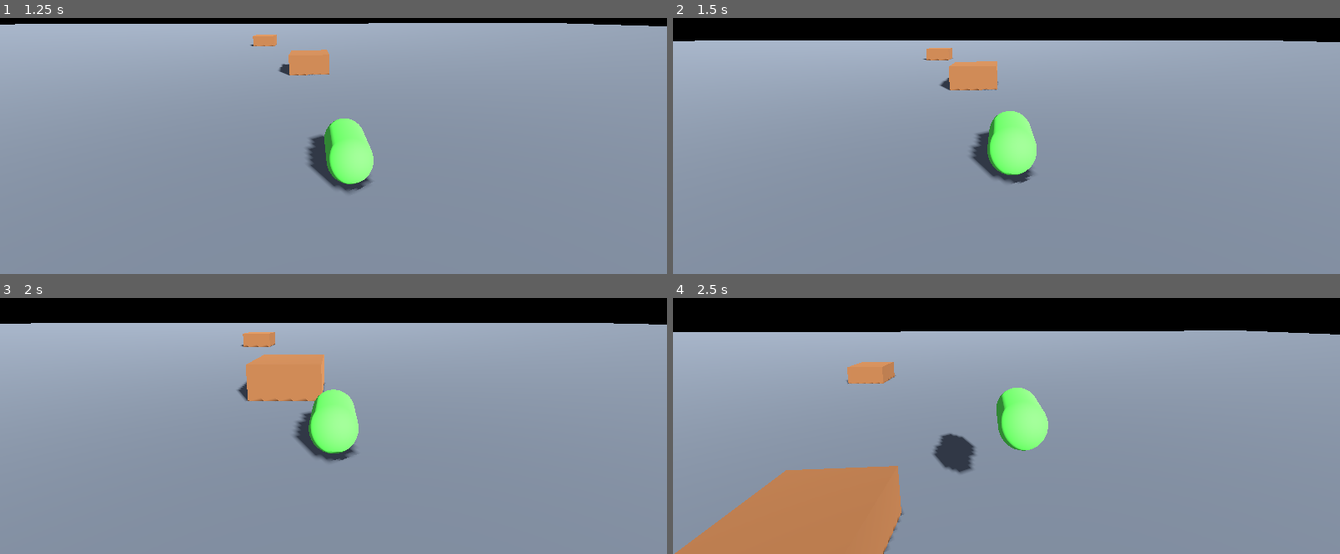
Above: before the commit, frames 1-4 (two rows, left to right).
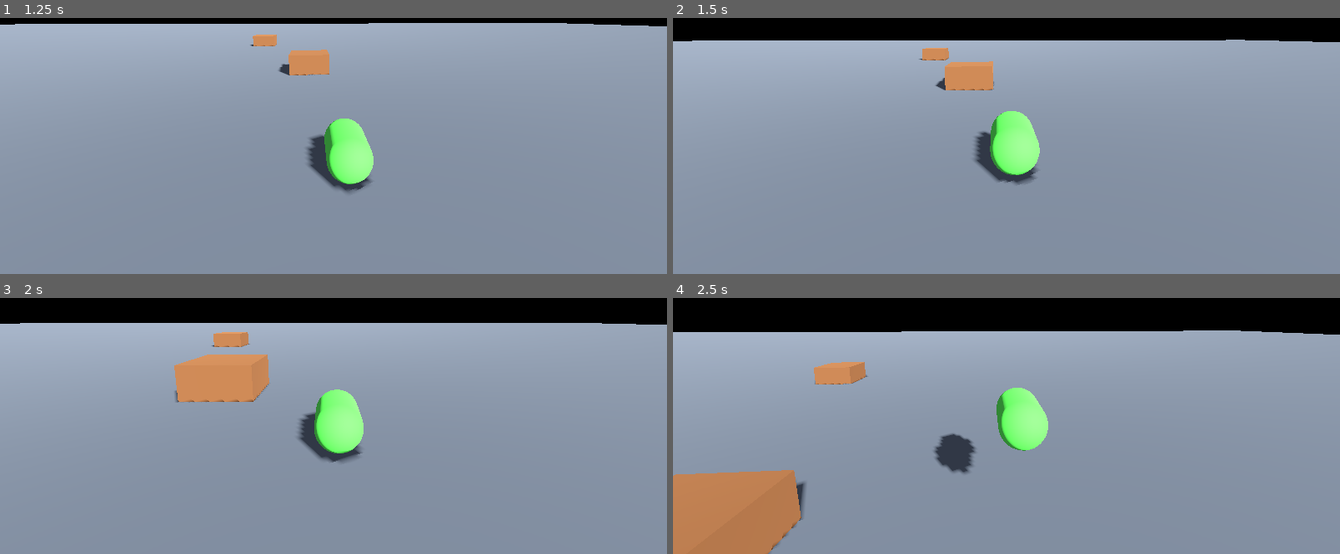
Above: after the commit, the same moments.

Repository: g-shankar/Gecko-run
Game: Godot game, scene res://scenes/main.tscn
The game is run twice, just before and just after one commit, with the same random seed, the same clock (stepped at 60 frames per second) and the same inputs.
Inputs (mouse positions are in pixels of both pictures, inside the frame that each line leads up to):
- Up to frame 1 (1.25 s): move the mouse to (480, 69) at 0.52 s; hold D (steer_right) from 0.53 s (still down); tap Space (jump) at 0.6, 0.77, 1.07 s; click (480, 69) at 0.67 s
- Up to frame 2 (1.5 s): release D (steer_right) at 1.25 s; drag from (873, 105) to (973, 161) at 1.27 s
- Up to frame 3 (2 s): no input
- Up to frame 4 (2.5 s): move the mouse to (outside the picture) at 2.02 s; hold D (steer_right) from 2.03 s (still down); tap Space (jump) at 2.1 s; click (outside the picture) at 2.17 s

Frame 1 is identical in both runs. In frame 2, 0.8% of the frame differs, in the area x 2-97%, y 8-66%; in frame 3, 4.8%; in frame 4, 8.9%, in the area x 0-99%, y 12-100%.

Commit message:
P4.5: touch controls for phone playtests (drag to steer, tap to jump); emulate touch from mouse

Diff:
--- a/project.godot
+++ b/project.godot
@@ -23,6 +23,10 @@
 window/size/viewport_width=1280
 window/size/viewport_height=720
 
+[input_devices]
+
+pointing/emulate_touch_from_mouse=true
+
 [rendering]
 
 renderer/rendering_method="gl_compatibility"
--- a/scripts/player/gecko_controller.gd
+++ b/scripts/player/gecko_controller.gd
@@ -10,8 +10,9 @@
 ## - Every tunable number is an @export var, so you can tweak it live in the
 ##   editor Inspector without touching code. (Spec §7: no magic numbers.)
 ##
-## PROMPT HISTORY: P2 = run + steer. P3 = jump (+coyote/buffer). P5-P7 = wall
-## adhesion. P8 = dash. STUNNED/DEAD arrive with hazards (P10+).
+## PROMPT HISTORY: P2 = run + steer. P3 = jump (+coyote/buffer). P4 = camera.
+## P4.5 = touch controls (swipe steer, tap jump) for phone playtests.
+## P5-P7 = wall adhesion. P8 = dash. STUNNED/DEAD arrive with hazards (P10+).
 
 ## --- Tuning (spec §7) -------------------------------------------------------
 @export var run_speed: float = 5.0     ## Constant auto-forward speed (m/s).
@@ -21,6 +22,9 @@
 @export var jump_velocity: float = 6.5 ## Takeoff speed (m/s). Peak height = v^2 / 2g.
 @export var coyote_time: float = 0.12  ## Grace period to jump AFTER leaving a ledge.
 @export var jump_buffer: float = 0.12  ## Remembers a press made just BEFORE landing.
+@export var touch_steer_pixels: float = 120.0 ## Drag distance (px) for full steer.
+@export var tap_max_time: float = 0.25  ## A press longer than this is not a tap.
+@export var tap_max_dist: float = 24.0  ## Finger travel (px) beyond this is not a tap.
 
 ## --- State ------------------------------------------------------------------
 ## Full state list from spec §7; only RUN/AIR are used so far.
@@ -33,12 +37,48 @@
 var _coyote_timer: float = 0.0
 var _buffer_timer: float = 0.0
 
+## Touch state (P4.5): one active finger drives steering; a quick tap jumps.
+var _touch_active: bool = false
+var _touch_start: Vector2 = Vector2.ZERO
+var _touch_time: float = 0.0
+var _touch_moved: bool = false
+var _touch_steer: float = 0.0
+
 
 func _ready() -> void:
 	_ensure_input_actions()
 
 
+## Touch controls for the phone playtest builds — Subway Surfers grammar:
+## drag horizontally to steer, quick tap to jump. Keyboard still works too.
+func _input(event: InputEvent) -> void:
+	if event is InputEventScreenTouch:
+		var touch := event as InputEventScreenTouch
+		if touch.pressed:
+			_touch_active = true
+			_touch_start = touch.position
+			_touch_time = 0.0
+			_touch_moved = false
+			_touch_steer = 0.0
+		else:
+			# Finger lifted: quick + barely moved = tap = jump (via the
+			# same buffer the keyboard uses, so coyote/buffer rules apply).
+			if _touch_active and not _touch_moved and _touch_time <= tap_max_time:
+				_buffer_timer = jump_buffer
+			_touch_active = false
+			_touch_steer = 0.0
+	elif event is InputEventScreenDrag:
+		var drag := event as InputEventScreenDrag
+		if _touch_active:
+			var dx: float = drag.position.x - _touch_start.x
+			if absf(dx) > tap_max_dist:
+				_touch_moved = true # It's a drag, not a tap: no jump on release.
+			_touch_steer = clampf(dx / touch_steer_pixels, -1.0, 1.0)
+
+
 func _physics_process(delta: float) -> void:
+	if _touch_active:
+		_touch_time += delta
 	_update_state()
 	_update_jump_timers(delta)
 	match state:
@@ -78,9 +118,11 @@
 
 
 func _apply_run_movement(delta: float) -> void:
-	# 1. Steering: input as -1 (left) .. +1 (right); ease sideways velocity
-	#    toward the target instead of snapping — that easing IS the feel.
-	var steer_input: float = Input.get_axis("steer_left", "steer_right")
+	# 1. Steering: keyboard axis + touch drag, blended and clamped to -1..+1.
+	#    Ease sideways velocity toward the target instead of snapping —
+	#    that easing IS the feel.
+	var steer_input: float = clampf(
+		Input.get_axis("steer_left", "steer_right") + _touch_steer, -1.0, 1.0)
 	var target_lateral: float = steer_input * steer_speed
 	velocity.x = move_toward(velocity.x, target_lateral, steer_accel * delta)
 
